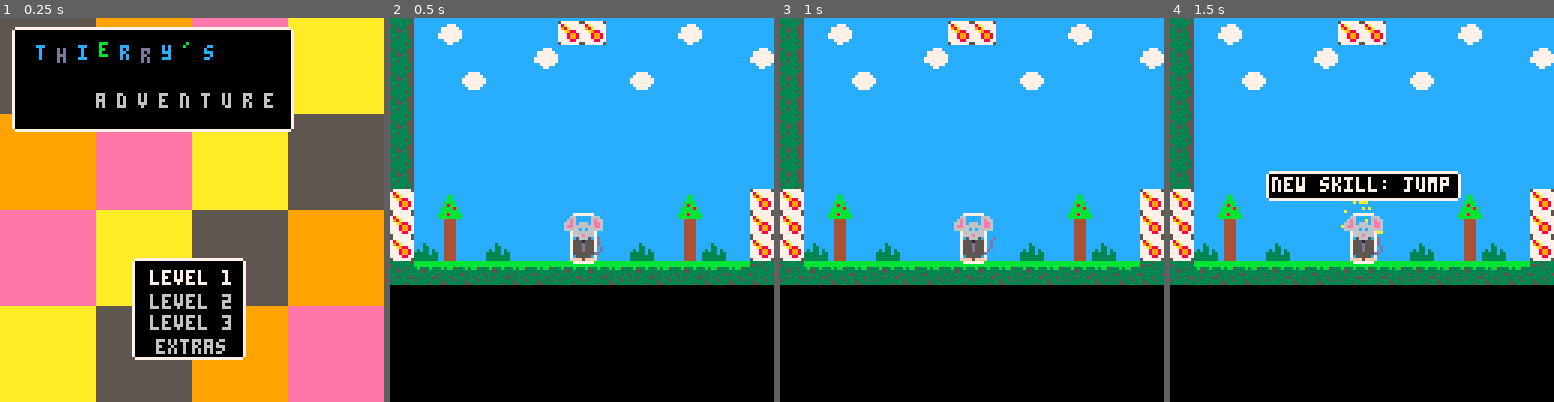
Above: before the commit, frames 1-4 (left to right).
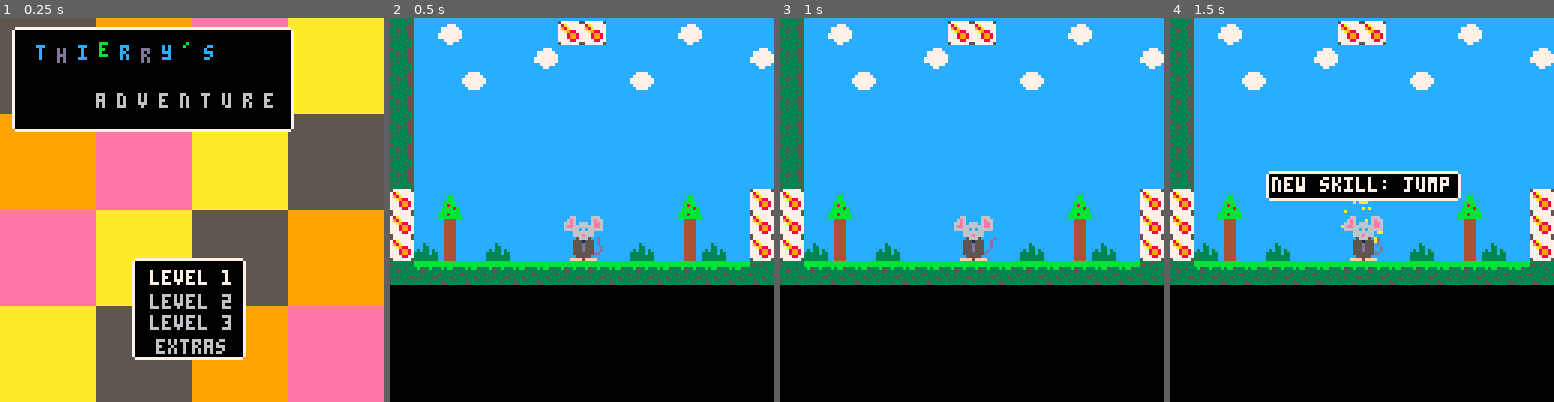
Above: after the commit, the same moments.

Repository: Theo-Fafet/ludum-dare-45
Game: PICO-8 cartridge ludum-dare-45.p8
The game is run twice, just before and just after one commit, with the same random seed, the same clock (stepped at 60 frames per second) and the same inputs.
Inputs:
- Up to frame 1 (0.25 s): no input
- Up to frame 2 (0.5 s): tap X (X key) at 0.33 s
- Up to frame 3 (1 s): tap O (Z key) at 0.7 s
- Up to frame 4 (1.5 s): tap X (X key) at 1.07 s

Frame 1 is identical in both runs. In frame 2, 0.2% of the frame differs, in the area x 46-54%, y 50-65%; in frame 3, 0.2%; in frame 4, 0.2%.

Commit message:
final commit

Diff:
--- a/ludum-dare-45.p8
+++ b/ludum-dare-45.p8
@@ -245,7 +245,6 @@
 	function draw_player()
 		if (not player.dead) then
 			local b = player.box
-			draw_box(b)
 			if (player_col_down()) then
 				if (player.can_move and btn(1) and not player.flip) then draw_anim(b.l, b.b-16, player.anim.move_right)
 				elseif (player.can_move and btn(0) and player.flip) then draw_anim(b.l, b.b-16, player.anim.move_left)
@@ -1182,7 +1311,7 @@
 0000000000000000000000000000000000000000000000000000000000000000000000000000000000000000000000000000000000000000000000000000000000000000000000000000000000000000000000000000000000000000000000000000000000000000000000000000000000000000000000000000000000000000
 0000000000000000000000000000000000000000000000000000000000000000000000000000000000000000000000000000000000000000000000000000000000000000000000000000000000000000000000000000000000000000000000000000000000000000000000000000000000000000000000000000000000000000
 797b7b7b7b7b7b7b7b7b7b7b7b7b7b7b7b7b7b7b7b7b7b7b7b7b7b7b7b7b7b7b7b7b7b7b7b7b7b7b7b7b7b7b7b7b7b7b7b7b7b7b7b7b7b7b7b7b7b797a7a7a797a7a797a7a7a7a7979797a7a797a7a797979797b7b7b7b7b7b7b7b7b7c7d7b7b7b7b7b7b7b7b7b7b7b7b7b7b7b7b7b7b7b7b7b7b7b7b7b7b7b7b7b7b7b7b7b79
-7d61616161616161616161616161616161616161616161616161616161616161616161616161616161616161616161616161616161616161616161797a797979797a797979797a797a797a7979797a797979796161616161616161617c7d7061616161616161616161616161616161616161616161616161616161616161617c
+7d61616161616161616161616161616161616161616161616161616161616161616161616161616161616161616161616161616161616161616161797a797979797a797979797a797a797a7979797a797979796161616161616161617c7d6161616161616161616161616161616161616161616161616161616161616161617c
 7d61616161616161616161616161616161616161616161616161616161616161616161616161616161616161616161616161616161616161617261797a7a797979797a7a7a7979797a7a7a797a7a7a797a7a796161616161616161617c7d6161616161616161616161616161616161616161616161616161616161616161617c
 7d61616161617161616161616171616161616171616161616161617161616161616161616161616161617161616172616161616161616161616161797a7a7a797a7a7a7a7a7a7a7a797a7a7a7a7a7a797979796161616161617261617c7d7161616161616161616161616161616172616161616161716161616161616172617c
 7d616171616161616161616161616161616161616161616161616161616161616161616172616161616161616161616161616172616161616161617a7a7a7a7a7979797a7a79797979797a79797979797a79796161616161616161617c7d6161616161616161617261616161616161616161616161616161616161616161617c
Not shown, changed: 131 lines of the sprite sheet (__gfx__) section of ludum-dare-45.p8
Not shown, changed: the thumbnail (__label__) section of ludum-dare-45.p8
